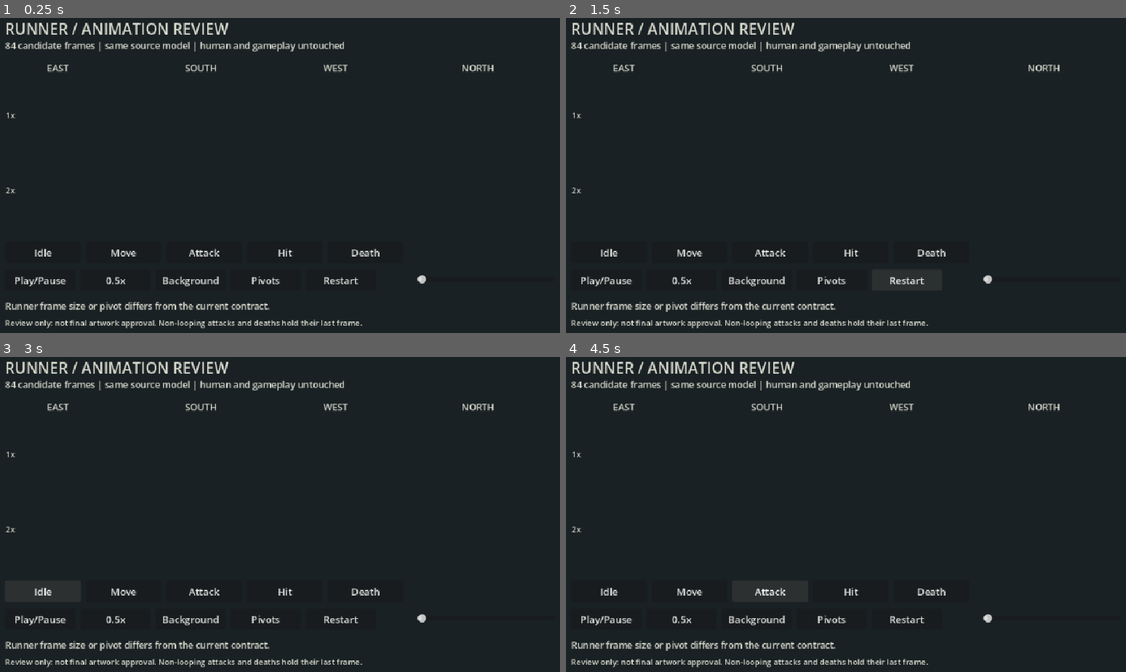
Above: before the commit, frames 1-4 (two rows, left to right).
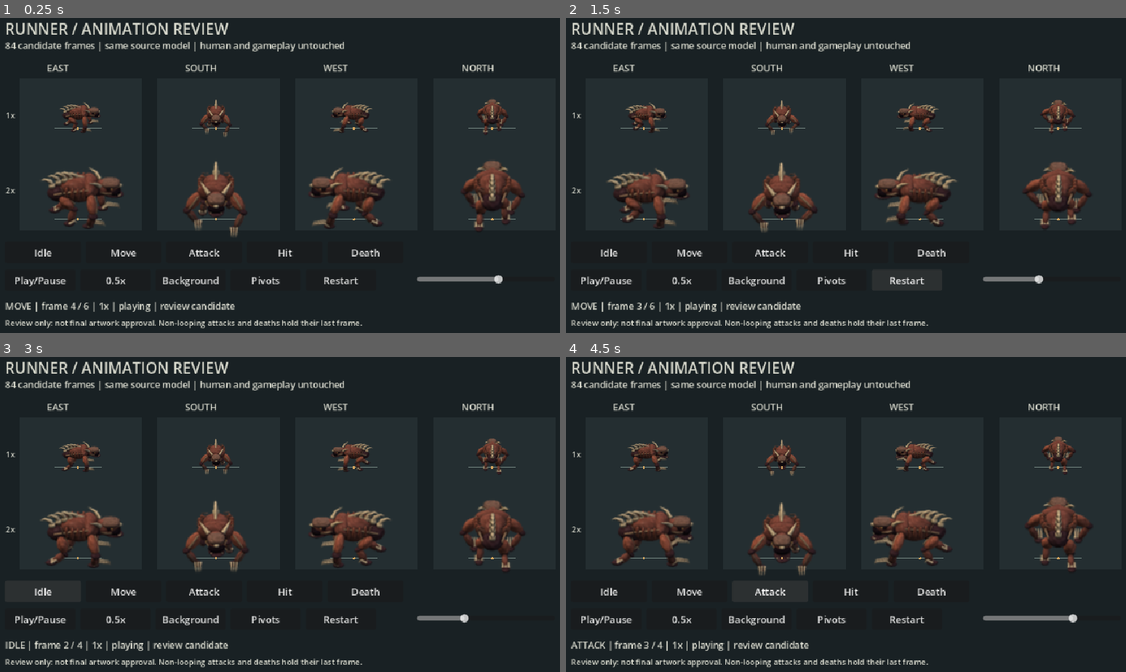
Above: after the commit, the same moments.

Repository: Dystx/Alien-Survivor
Game: Godot game, scene res://main.tscn
Same seed, same stepped clock (60 frames per second), same inputs: the game is played once before the commit and once after it.
Inputs:
- Up to frame 1 (0.25 s): no input
- Up to frame 2 (1.5 s): click "Restart" at 0.5 s; click "Restart" at 1.25 s
- Up to frame 3 (3 s): click "Restart" at 2 s; click "Idle" at 2.75 s
- Up to frame 4 (4.5 s): click "Move" at 3.5 s; click "Attack" at 4.25 s

The runs differ from the first frame. In frame 1, 6.7% of the frame differs, in the area x 1-94%, y 25-94%; in frame 2, 6.6%; in frame 3, 6.6%; in frame 4, 6.9%, in the area x 0-94%, y 25-94%.

Commit message:
fix: compare JSON frame dimensions numerically in runner review

Diff:
--- a/art_reviews/runner_lab/runner_review.gd
+++ b/art_reviews/runner_lab/runner_review.gd
@@ -35,7 +35,7 @@
 	var data: Dictionary = parsed
 	if data.get("asset_id") != "runner" or data.get("status") != "review":
 		return _fail("Expected the runner review candidate, not another asset.")
-	if data.get("cell") != [96, 96] or data.get("pivot") != [48, 78]:
+	if not _matches_pair(data.get("cell"), CELL) or not _matches_pair(data.get("pivot"), PIVOT):
 		return _fail("Runner frame size or pivot differs from the current contract.")
 	clips = data.get("clips", {})
 	for name in CLIPS:
@@ -66,6 +66,14 @@
 		if sequence.has(null):
 			return _fail("Incomplete runner sequence.")
 	return frames_total == 84
+
+static func _matches_pair(value: Variant, expected: Vector2) -> bool:
+	# JSON numbers deserialize as floats; normalize values, not Array types.
+	if not value is Array or value.size() != 2:
+		return false
+	if not (value[0] is int or value[0] is float) or not (value[1] is int or value[1] is float):
+		return false
+	return Vector2(float(value[0]), float(value[1])) == expected
 
 func _fail(message: String) -> bool:
 	status.text = message
